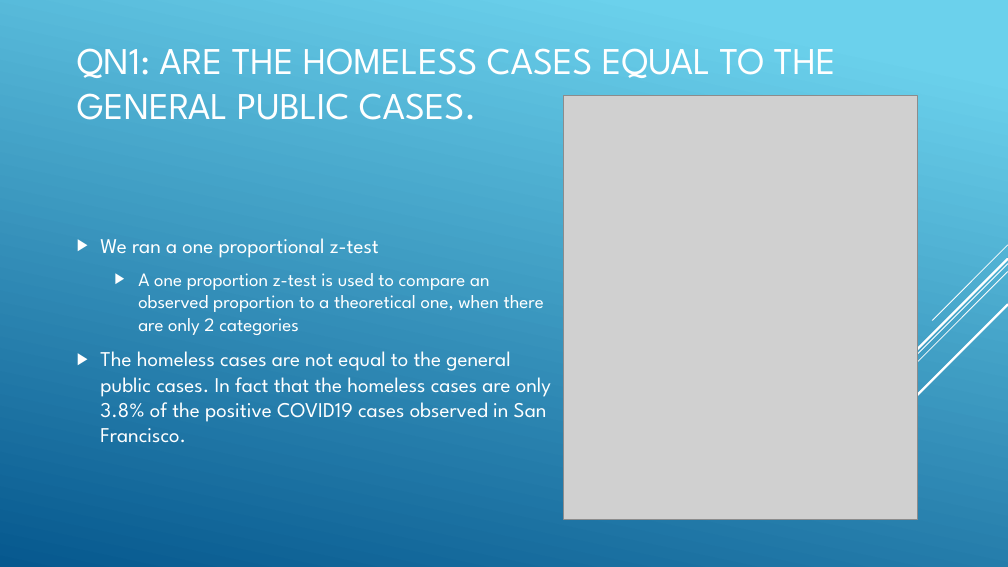
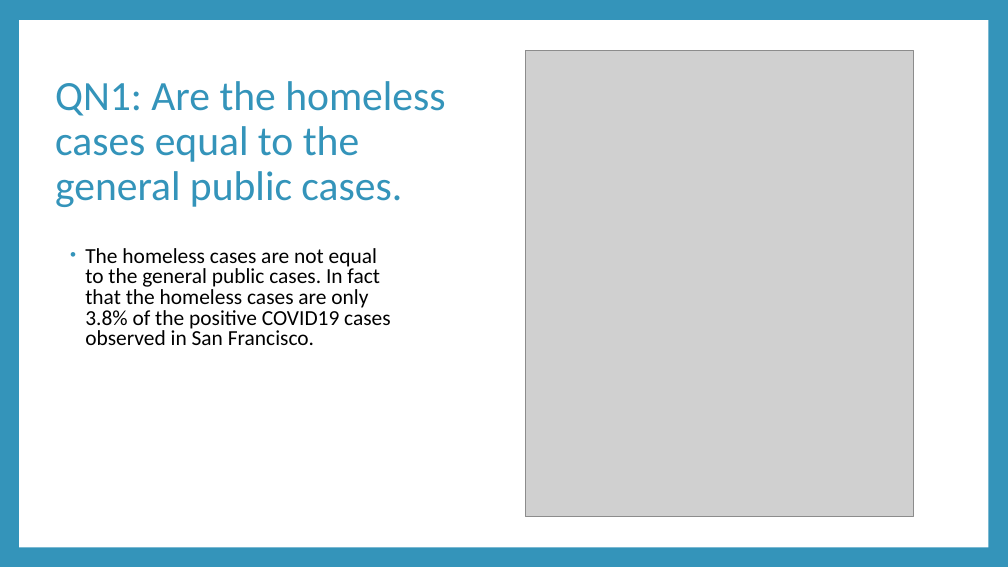
Before and after one commit to engmarkrezk/DFT_FinalProject, a slide deck: slide 14 of RecoverdDFTppt - Mark.pptx (slide 12 before the commit). Drawn at 1008x567 pixels with LibreOffice and Linux fonts; fonts in the diff are those of the drawing; grey boxes stand for pictures. Boxes give left, top, right and bottom in pixels: in the first picture for what was removed or moved away, otherwise in the second. Text is boxed around its words. In the diff, an @@ line names an element or a change of style, - is before the commit and + after.

```diff
--- a/RecoverdDFTppt - Mark.pptx
+++ b/RecoverdDFTppt - Mark.pptx
@@ background gradient #6ED2EB to #06588E to #3494BA @@
@@ rectangle added at <box>19,20,988,547</box>, fill #FFFFFF @@
@@ picture: place and size @@
-picture at <box>564,95,917,520</box>
+picture at <box>526,51,914,517</box>
@@ title at <box>55,81,445,207</box>: text changed; size 36 to 39.6 pt; font League Spartan to Calibri; text colour #FFFFFF to #3494BA @@
-QN1: ARE THE HOMELESS CASES EQUAL TO THE GENERAL PUBLIC CASES.
+QN1: Are the homeless cases equal to the general public cases.
@@ text at <box>100,238,544,335</box>: paragraphs removed @@
-▶ We ran a one proportional z-test
-  ▶ A one proportion z-test is used to compare an observed proportion to a theoretical one, when there are only 2 categories
@@ text "The homeless cases are not ...": place and size @@
-text "The homeless cases are not ..." at <box>100,238,551,443</box>
+text "The homeless cases are not ..." at <box>85,248,391,345</box>
@@ text "The homeless cases are not ..." at <box>85,248,391,345</box>: size 20 to 20.4 pt, font League Spartan to Calibri, text colour #FFFFFF to #000000; bullet ▶ to •; line spacing 1 to 0.8; more space between paragraphs; bullet colour #FFFFFF to #3494BA; vertical alignment middle to top @@
@@ group removed at <box>761,245,1008,510</box>: 5 lines @@
```
Also in this commit, not shown: 20 other slides changed, 4 slides added, 2 slides removed.
